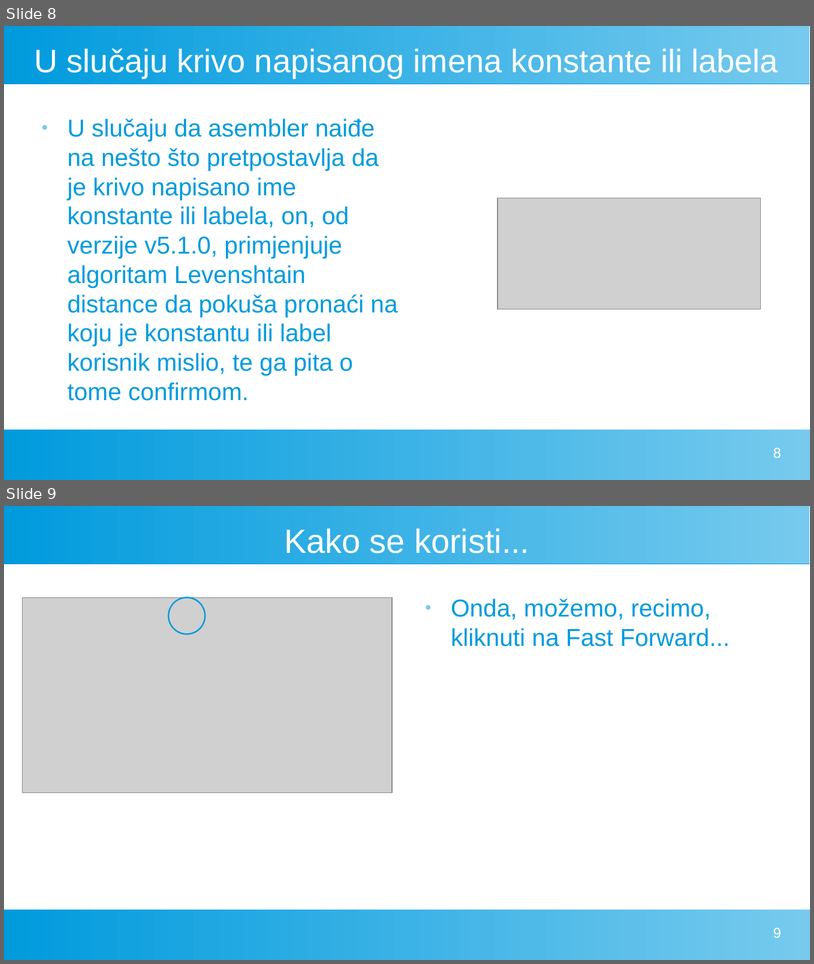
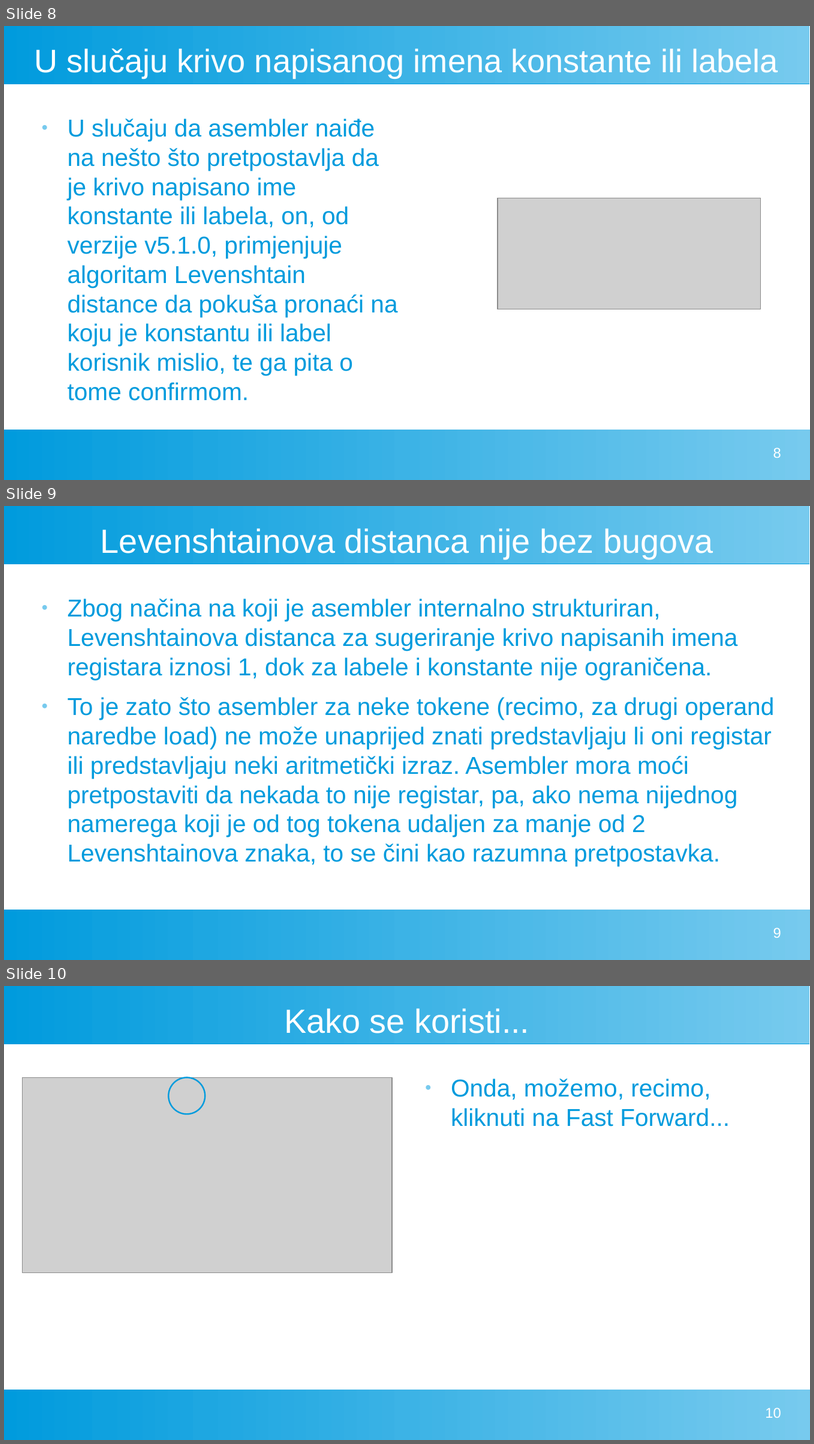
Before and after one commit to FlatAssembler/PicoBlaze_Simulator_in_JS, a slide deck: seminar/PicoBlaze.odp. Shown one above the other, each under a label of ours: slides 8 and 9 before the commit, slides 8, 9 and 10 after it. The pictures are 814x964 and 814x1444 pixels, drawn with LibreOffice and Linux fonts; fonts in the diff are those of the drawing; grey boxes stand for pictures. Boxes give left, top, right and bottom in pixels: in the first picture for what was removed or moved away, otherwise in the second. Text is boxed around its words. In the diff, an @@ line names an element or a change of style, - is before the commit and + after.

Commit message:
Documented the bug in Levenshtain Distance

```diff
--- a/seminar/PicoBlaze.odp
+++ b/seminar/PicoBlaze.odp
@@ slide 9 added at box(4, 506, 810, 960), background #FFFFFF; not listed: 2 template elements that a slide beside it also shows @@
@@ title added at box(101, 528, 713, 559), 33 pt, text #FFFFFF @@
+Levenshtainova distanca nije bez bugova
@@ text added at box(68, 598, 774, 866), 24 pt, text #009BDD @@
+● Zbog načina na koji je asembler internalno strukturiran, Levenshtainova distanca za sugeriranje krivo napisanih imena registara iznosi 1, dok za labele i konstante nije ograničena.
+● To je zato što asembler za neke tokene (recimo, za drugi operand naredbe load) ne može unaprijed znati predstavljaju li oni registar ili predstavljaju neki aritmetički izraz. Asembler mora moći pretpostaviti da nekada to nije registar, pa, ako nema nijednog namerega koji je od tog tokena udaljen za manje od 2 Levenshtainova znaka, to se čini kao razumna pretpostavka.
@@ page number added at box(774, 927, 782, 937), 14 pt, text #FFFFFF @@
+9
@@ what was slide 9 is now slide 10 @@
@@ page number at box(765, 1407, 781, 1417): text changed @@
-9
+10
```
Also in this commit, not shown: 2 slides changed, 1 other file.
